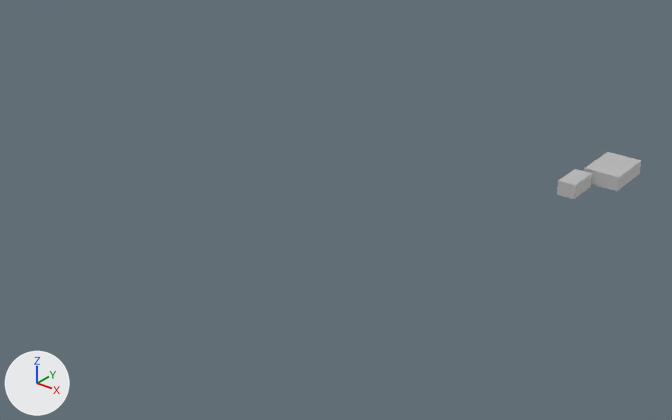
Before and after pictures for a commit that changed the FBX model Assets/GhostAndStuff/Escenas/Niveles/TUTORIAL/TUTORIAL.fbx.
Both versions are drawn from a 50 mm camera at (77.3, -309.1, 125.5) aimed at (-93.4, -95.7, -6.7). Arrows for +X, +Y and +Z are at lower left; the lights stay in place. Where no turn or scale is listed for an object, it has been applied to the vertices.

Names of what the first picture shows: 'PARED1', 'PARED2', 'PAREDES', 'PISO.001', 'TECHO', 'TECHO1'.
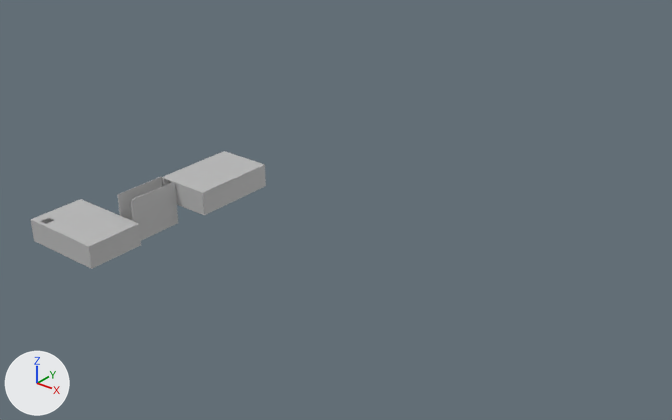
ob_tutorial_disparo_movimiento is not drawn itself; it is the parent of ob_primera_parte, ob_segunda_parte.
ob_primera_parte is not drawn itself; it is the parent of ob_inicio, ob_techo.
ob_inicio is not drawn itself; it is the parent of ob_paredes.

Where the newer file only moved an object's origin or applied its transform, the numbers keep the older frame.

Patch to the scene script:
```diff
--- a/Assets/GhostAndStuff/Escenas/Niveles/TUTORIAL/TUTORIAL.fbx.py
+++ b/Assets/GhostAndStuff/Escenas/Niveles/TUTORIAL/TUTORIAL.fbx.py
@@ me_mesh_004 @@
 me_mesh_004.from_pydata(...)  # 8 vertices, 6 faces; spans x -6.0..6.0, y -9.0..9.0, z -0.1..0.1
+# me_mesh_004 part 1: the whole mesh is scaled about its middle by 1.6, then moved by (-102.3, -83.5, -1.9)
 me_mesh_004.materials.append(mat_lambert1)
@@ me_mesh_018 @@
 me_mesh_018.from_pydata(...)  # 8 vertices, 6 faces; spans x -6.0..6.0, y -9.0..9.0, z -0.1..0.1
+# me_mesh_018 part 5: the whole mesh is scaled about its middle by 1.6, then moved by (-102.3, -83.5, -4.8)
 me_mesh_018.materials.append(mat_lambert1)
@@ me_mesh_005 @@
 me_mesh_005.from_pydata(...)  # 8 vertices, 6 faces; spans x -0.3..0.3, y -9.0..9.0, z -2.4..2.4
-me_mesh_005.vertices[0].co = (-0.3, -9.0, -2.4)
-me_mesh_005.vertices[1].co = (0.3, -9.0, -2.4)
-me_mesh_005.vertices[2].co = (-0.3, -9.0, 2.4)  # pixel (584, 168)
-me_mesh_005.vertices[3].co = (0.3, -9.0, 2.4)  # pixel (586, 168)
-me_mesh_005.vertices[4].co = (-0.3, 9.0, 2.4)  # pixel (607, 152)
-me_mesh_005.vertices[5].co = (0.3, 9.0, 2.4)  # pixel (609, 152)
-me_mesh_005.vertices[6].co = (-0.3, 9.0, -2.4)
-me_mesh_005.vertices[7].co = (0.3, 9.0, -2.4)
+# me_mesh_005 part 3
+me_mesh_005.vertices[0].co = (-106.2, -115.9, 0.9)  # pixel (117, 194)
+me_mesh_005.vertices[1].co = (-106.2, -97.9, 0.9)  # pixel (161, 176)
+me_mesh_005.vertices[2].co = (-106.3, -115.9, 0.9)  # pixel (117, 194)
+me_mesh_005.vertices[3].co = (-106.3, -97.9, 0.9)  # pixel (161, 176)
+me_mesh_005.vertices[4].co = (-106.3, -115.9, -14.1)
+me_mesh_005.vertices[5].co = (-106.3, -97.9, -14.1)
+me_mesh_005.vertices[6].co = (-106.2, -115.9, -14.1)
+me_mesh_005.vertices[7].co = (-106.2, -97.9, -14.1)
 me_mesh_005.materials.append(mat_lambert1)
@@ me_mesh_006 @@
 me_mesh_006.from_pydata(...)  # 8 vertices, 6 faces; spans x -0.3..0.3, y -9.0..9.0, z -2.4..2.4
-me_mesh_006.vertices[0].co = (-0.3, -9.0, -2.4)  # pixel (615, 190)
-me_mesh_006.vertices[1].co = (0.3, -9.0, -2.4)  # pixel (617, 191)
-me_mesh_006.vertices[2].co = (-0.3, -9.0, 2.4)  # pixel (617, 177)
-me_mesh_006.vertices[3].co = (0.3, -9.0, 2.4)  # pixel (619, 177)
-me_mesh_006.vertices[4].co = (-0.3, 9.0, 2.4)  # pixel (639, 160)
-me_mesh_006.vertices[5].co = (0.3, 9.0, 2.4)  # pixel (641, 160)
-me_mesh_006.vertices[6].co = (-0.3, 9.0, -2.4)
-me_mesh_006.vertices[7].co = (0.3, 9.0, -2.4)  # pixel (639, 173)
+# me_mesh_006 part 2
+me_mesh_006.vertices[0].co = (-111.2, -115.9, 0.9)  # pixel (131, 200)
+me_mesh_006.vertices[1].co = (-111.2, -97.9, 0.9)  # pixel (174, 181)
+me_mesh_006.vertices[2].co = (-111.4, -115.9, 0.9)  # pixel (130, 199)
+me_mesh_006.vertices[3].co = (-111.4, -97.9, 0.9)  # pixel (174, 181)
+me_mesh_006.vertices[4].co = (-111.4, -115.9, -14.1)
+me_mesh_006.vertices[5].co = (-111.4, -97.9, -14.1)  # pixel (177, 223)
+me_mesh_006.vertices[6].co = (-111.2, -115.9, -14.1)
+me_mesh_006.vertices[7].co = (-111.2, -97.9, -14.1)  # pixel (178, 223)
 me_mesh_006.materials.append(mat_lambert1)
@@ me_mesh_007 @@
 me_mesh_007.from_pydata(...)  # 8 vertices, 6 faces; spans x -4.2..4.2, y -0.3..0.3, z -2.4..2.4
+# me_mesh_007 part 8: the whole mesh is scaled about its middle by 1.6, then moved by (-101.45, -88.73, -3.31)
 me_mesh_007.materials.append(mat_lambert1)
@@ me_mesh @@
 # used by ob_techo; parent = ob_primera_parte; location = (0.000244, 237.3, 91.14)
-me_mesh.from_pydata(...)  # 8 vertices, 6 faces; spans x -300.0..300.0, y -6.0..6.0, z -600.0..600.0
+me_mesh.from_pydata(...)  # 32 vertices, 28 faces; spans x -1478.0..1478.0, y -12.0..12.0, z -1200.0..1200.0
+# me_mesh part 4: 8 vertices removed from x -300.0..300.0, y -6.0..6.0, z -600.0..600.0; 32 vertices added at x -1478.0..1478.0, y -12.0..12.0, z -1200.0..1200.0
 me_mesh.materials.append(mat_lambert1)
@@ me_mesh_002 @@
 # used by ob_paredes; parent = ob_inicio; location = (-0.000351, 6.0, 0.000135)
-me_mesh_002.from_pydata(...)  # 60 vertices, 49 faces; spans x -300.0..300.0, y -231.0..231.0, z -600.0..600.0
+me_mesh_002.from_pydata(...)  # 60 vertices, 49 faces; spans x -1800.0..1800.0, y -461.0..461.0, z -1200.0..1200.0
+# me_mesh_002 part 7: 60 of 60 vertices moved; they spanned x -300.0..300.0, y -231.0..231.0, z -600.0..600.0 and now span x -1800.0..1800.0, y -461.0..461.0, z -1200.0..1200.0; mean shift (64.0, 64.0, -1.0); largest move (300.0, -231.0, 600.0) -> (1800.0, -461.0, 1200.0)
 me_mesh_002.materials.append(mat_lambert1)
@@ me_mesh_001 @@
 me_mesh_001.from_pydata(...)  # 40 vertices, 29 faces; spans x -3.0..3.0, y -6.0..6.0, z -0.06..0.06
+# me_mesh_001 part 6: the whole mesh is scaled about its middle by (4.8, 1.6, 1.6), then moved by (-112.04, -108.18, -11.43)
 me_mesh_001.materials.append(mat_lambert1)
@@ ob_inicio @@
 ob_inicio.parent = ob_primera_parte
-ob_inicio.location = (0.000229, -6.673, 91.14)
+ob_inicio.location = (-0.0017, -0.0000762, -0.000512)
@@ ob_primera_parte @@
 ob_primera_parte.parent = ob_tutorial_disparo_movimiento
-ob_primera_parte.location = (-412.3, -5.107, 929.3)
+ob_primera_parte.location = (-635.7, -446.9, 2932.0)
@@ ob_techo @@
 ob_techo.parent = ob_primera_parte
-ob_techo.location = (0.000244, 237.3, 91.14)
+ob_techo.location = (0.00122, 462.9, 0.0)
@@ ob_tutorial_disparo_movimiento @@
 ob_tutorial_disparo_movimiento = bpy.data.objects.new('TUTORIAL_DISPARO_MOVIMIENTO', None)
-ob_tutorial_disparo_movimiento.location = (-30.0, -36.66, 2.108)
+ob_tutorial_disparo_movimiento.location = (-141.1, -131.6, -4.47)
 ob_tutorial_disparo_movimiento.rotation_euler = (1.571, 0.0, 0.0)  # degrees (90, 0, 0)
-ob_tutorial_disparo_movimiento.scale = (0.01, 0.01, 0.01)
+ob_tutorial_disparo_movimiento.scale = (0.008, 0.008, 0.008)
@@ ob_pared1_001 @@
+ob_pared1_001 = bpy.data.objects.new('PARED1.001', me_mesh_015_1)  # a box spanning x -0.5..0.5, y -14.4..14.4, z -3.8..3.8; in mat_lambert1 (grey #bcbcbc)
+ob_pared1_001.location = (-122.1, -113.0, -1.2)
@@ ob_pared_001 @@
+ob_pared_001 = bpy.data.objects.new('PARED.001', me_mesh_014_1)  # a box spanning x -0.5..0.5, y -14.4..14.4, z -3.8..3.8; in mat_lambert1 (grey #bcbcbc)
+ob_pared_001.location = (-140.3, -113.0, -1.2)
```

Changed parts and their boxes (x1, y1, x2, y2) in the pictures (672 x 420 px):
'PAREDES', reshaped, moved, rescaled: before (557, 174, 592, 199); after (31, 199, 141, 268)
'TECHO1', mesh rescaled (82% wider, 59% taller): before (585, 152, 641, 178); after (162, 151, 265, 193)
'TECHO', reshaped, moved, rescaled (180% wider, 144% taller): before (558, 169, 592, 186); after (36, 201, 133, 244)
'PARED1', reshaped (85% wider, 97% taller): before (616, 161, 641, 191); after (131, 181, 178, 241)
'PARED1.001', added: after (202, 165, 266, 215)
'PARED2', mesh rescaled: before (592, 171, 618, 191); after (175, 183, 203, 214)
'PARED', reshaped: before (584, 168, 594, 172); after (118, 177, 162, 221)
'PISO', mesh rescaled (not visible before): after (35, 241, 141, 269)
'PISO.001', mesh rescaled (85% wider, 67% taller): before (592, 174, 639, 191); after (177, 186, 265, 215)
'PARED.001', added: after (162, 178, 169, 186)
